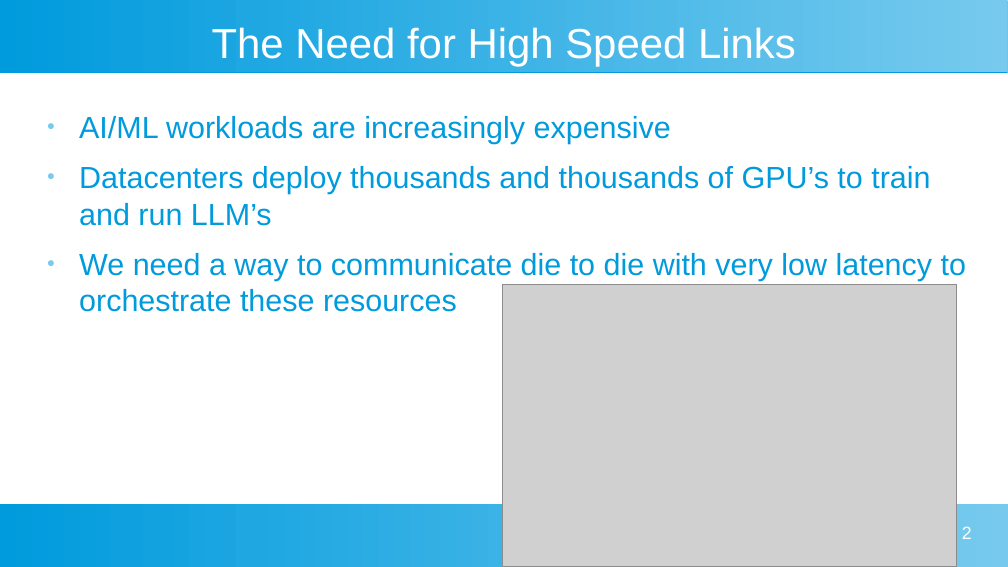
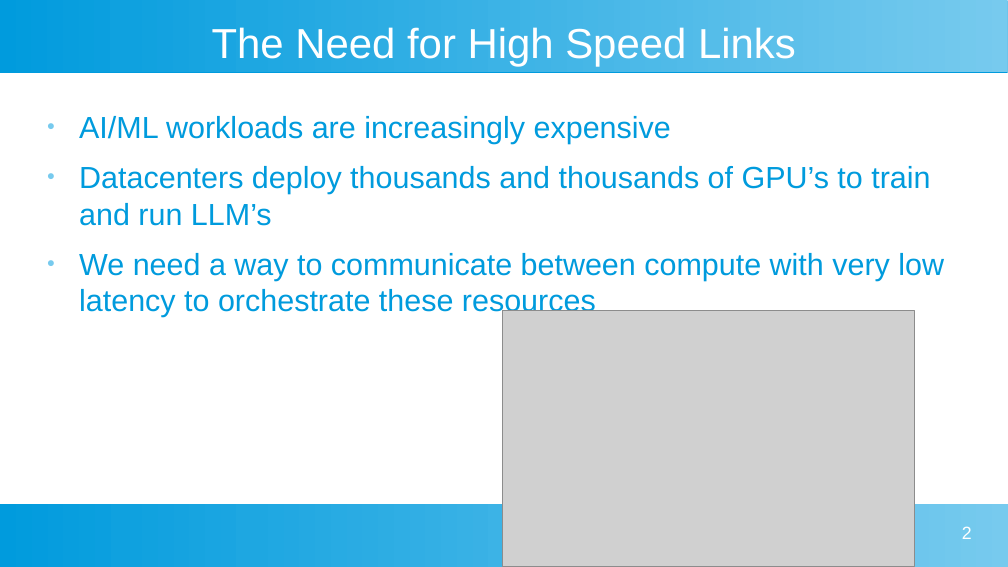
Before and after one commit to fiumad/Advanced-Computer-Systems, a slide deck: slide 2 of Research Report/Research Presentation.odp. Drawn at 1008x567 pixels with LibreOffice and Linux fonts; fonts in the diff are those of the drawing; grey boxes stand for pictures. Boxes give left, top, right and bottom in pixels: in the first picture for what was removed or moved away, otherwise in the second. Text is boxed around its words. In the diff, an @@ line names an element or a change of style, - is before the commit and + after.

Commit message:
Add draft final presentation

```diff
--- a/Research Report/Research Presentation.odp
+++ b/Research Report/Research Presentation.odp
@@ text at (x1=79, y1=253, x2=944, y2=317): text changed @@
-● We need a way to communicate die to die with very low latency to orchestrate these resources
+● We need a way to communicate between compute with very low latency to orchestrate these resources
@@ picture resized from (x1=503, y1=284, x2=957, y2=567) to (x1=503, y1=311, x2=915, y2=567) @@
```
Also in this commit, not shown: 2 other slides changed, 1 slide added, 14 other files.
